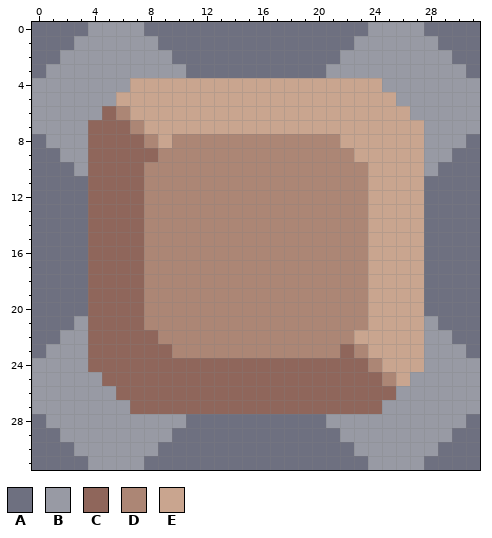
Edited in one commit: pixel-art sprite (sprites/blocks/distribution/ceramic-bridge.png). Above, as it was before the edit.
The file is 32x32 pixels.
Palette (. is transparent): A #6e7080  B #989aa4  C #8f665b  D #ac8675  E #c9a58f
Pixels before, first column x 0:
 0 AAAABBBBAAAAAAAAAAAAAAAABBBBAAAA
 1 AAABBBBBBAAAAAAAAAAAAAABBBBBBAAA
 2 AABBBBBBBBAAAAAAAAAAAABBBBBBBBAA
 3 ABBBBBBBBBBAAAAAAAAAABBBBBBBBBBA
 4 BBBBBBBEEEEEEEEEEEEEEEEEEBBBBBBB
 5 BBBBBBEEEEEEEEEEEEEEEEEEEEBBBBBB
 6 BBBBBCDEEEEEEEEEEEEEEEEEEEEBBBBB
 7 BBBBCCCDEEEEEEEEEEEEEEEEEEEEBBBB
 8 ABBBCCCCDEDDDDDDDDDDDDEEEEEEBBBA
 9 AABBCCCCCDDDDDDDDDDDDDDEEEEEBBAA
10 AAABCCCCDDDDDDDDDDDDDDDDEEEEBAAA
11 AAAACCCCDDDDDDDDDDDDDDDDEEEEAAAA
12 AAAACCCCDDDDDDDDDDDDDDDDEEEEAAAA
13 AAAACCCCDDDDDDDDDDDDDDDDEEEEAAAA
14 AAAACCCCDDDDDDDDDDDDDDDDEEEEAAAA
15 AAAACCCCDDDDDDDDDDDDDDDDEEEEAAAA
16 AAAACCCCDDDDDDDDDDDDDDDDEEEEAAAA
17 AAAACCCCDDDDDDDDDDDDDDDDEEEEAAAA
18 AAAACCCCDDDDDDDDDDDDDDDDEEEEAAAA
19 AAAACCCCDDDDDDDDDDDDDDDDEEEEAAAA
20 AAAACCCCDDDDDDDDDDDDDDDDEEEEAAAA
21 AAABCCCCDDDDDDDDDDDDDDDDEEEEBAAA
22 AABBCCCCCDDDDDDDDDDDDDDEEEEEBBAA
23 ABBBCCCCCCDDDDDDDDDDDDCDEEEEBBBA
24 BBBBCCCCCCCCCCCCCCCCCCCCDEEEBBBB
25 BBBBBCCCCCCCCCCCCCCCCCCCCDEBBBBB
26 BBBBBBCCCCCCCCCCCCCCCCCCCCBBBBBB
27 BBBBBBBCCCCCCCCCCCCCCCCCCBBBBBBB
28 ABBBBBBBBBBAAAAAAAAAABBBBBBBBBBA
29 AABBBBBBBBAAAAAAAAAAAABBBBBBBBAA
30 AAABBBBBBAAAAAAAAAAAAAABBBBBBAAA
31 AAAABBBBAAAAAAAAAAAAAAAABBBBAAAA
Now the later version:
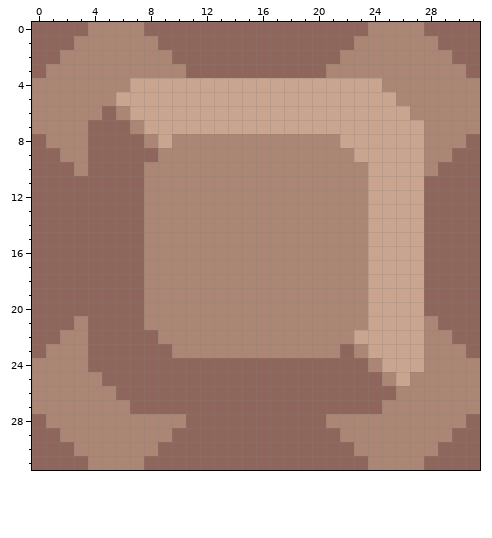
What changed:
y 0: x 0..31 AAAABBBBAAAAAAAAAAAAAAAABBBBAAAA -> CCCCDDDDCCCCCCCCCCCCCCCCDDDDCCCC
y 1: x 0..31 AAABBBBBBAAAAAAAAAAAAAABBBBBBAAA -> CCCDDDDDDCCCCCCCCCCCCCCDDDDDDCCC
y 2: x 0..31 AABBBBBBBBAAAAAAAAAAAABBBBBBBBAA -> CCDDDDDDDDCCCCCCCCCCCCDDDDDDDDCC
y 3: x 0..31 ABBBBBBBBBBAAAAAAAAAABBBBBBBBBBA -> CDDDDDDDDDDCCCCCCCCCCDDDDDDDDDDC
y 4: x 0..6 BBBBBBB -> DDDDDDD; x 25..31 BBBBBBB -> DDDDDDD
y 5: x 0..5 BBBBBB -> DDDDDD; x 26..31 BBBBBB -> DDDDDD
y 6: x 0..4 BBBBB -> DDDDD; x 27..31 BBBBB -> DDDDD
y 7: x 0..3 BBBB -> DDDD; x 28..31 BBBB -> DDDD
y 8: x 0..3 ABBB -> CDDD; x 28..31 BBBA -> DDDC
y 9: x 0..3 AABB -> CCDD; x 28..31 BBAA -> DDCC
y 10: x 0..3 AAAB -> CCCD; x 28..31 BAAA -> DCCC
y 11..20: x 0..3 AAAA -> CCCC; x 28..31 AAAA -> CCCC
y 21: x 0..3 AAAB -> CCCD; x 28..31 BAAA -> DCCC
y 22: x 0..3 AABB -> CCDD; x 28..31 BBAA -> DDCC
y 23: x 0..3 ABBB -> CDDD; x 28..31 BBBA -> DDDC
y 24: x 0..3 BBBB -> DDDD; x 28..31 BBBB -> DDDD
y 25: x 0..4 BBBBB -> DDDDD; x 27..31 BBBBB -> DDDDD
y 26: x 0..5 BBBBBB -> DDDDDD; x 26..31 BBBBBB -> DDDDDD
y 27: x 0..6 BBBBBBB -> DDDDDDD; x 25..31 BBBBBBB -> DDDDDDD
y 28: x 0..31 ABBBBBBBBBBAAAAAAAAAABBBBBBBBBBA -> CDDDDDDDDDDCCCCCCCCCCDDDDDDDDDDC
y 29: x 0..31 AABBBBBBBBAAAAAAAAAAAABBBBBBBBAA -> CCDDDDDDDDCCCCCCCCCCCCDDDDDDDDCC
y 30: x 0..31 AAABBBBBBAAAAAAAAAAAAAABBBBBBAAA -> CCCDDDDDDCCCCCCCCCCCCCCDDDDDDCCC
y 31: x 0..31 AAAABBBBAAAAAAAAAAAAAAAABBBBAAAA -> CCCCDDDDCCCCCCCCCCCCCCCCDDDDCCCC
